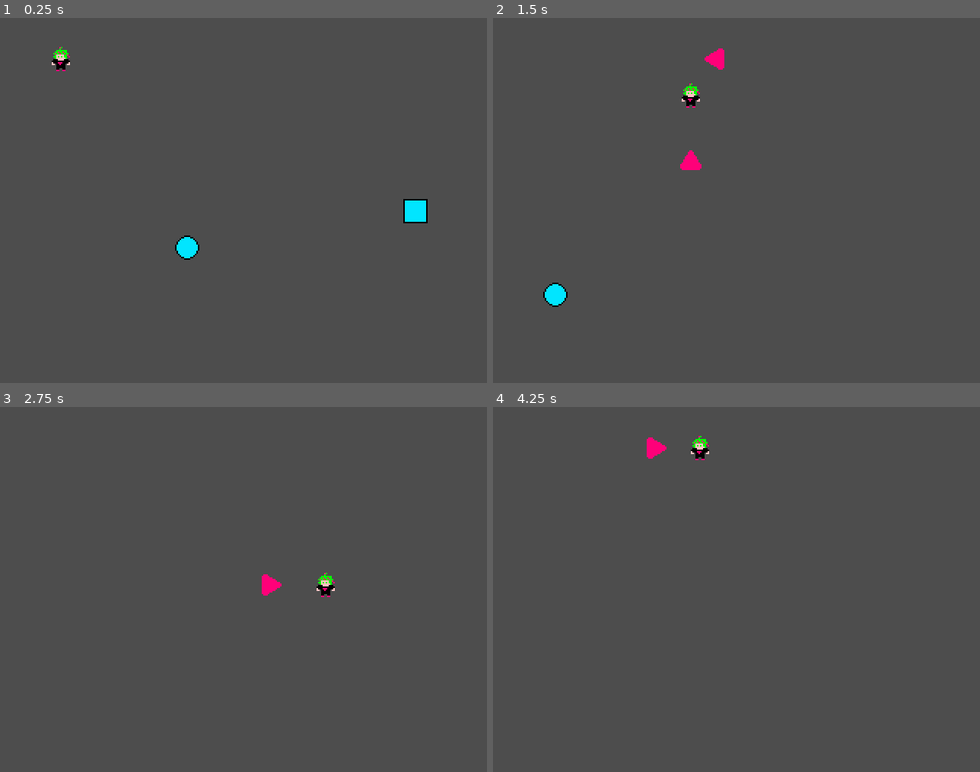
Above: before the commit, frames 1-4 (two rows, left to right).
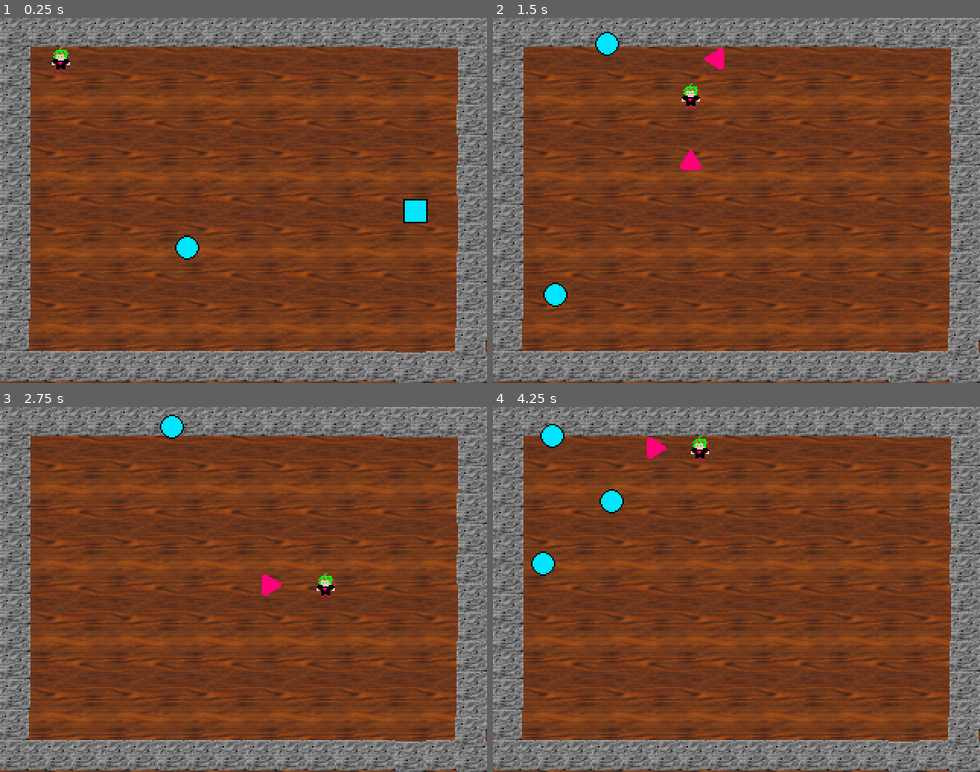
Above: after the commit, the same moments.

Repository: Cube8Game/bounce-back
Game: Godot game, scene res://world.tscn
Same seed, same stepped clock (60 frames per second), same inputs: the game is played once before the commit and once after it.
Inputs:
- Up to frame 1 (0.25 s): no input
- Up to frame 2 (1.5 s): hold D (right) 0.53-1.28 s; tap Space (shoot) at 0.6, 1.35 s; hold S (down) from 1.28 s (still down)
- Up to frame 3 (2.75 s): release S (down) at 2.03 s; hold D (right) from 2.03 s (still down); tap Space (shoot) at 2.1 s
- Up to frame 4 (4.25 s): release D (right) at 2.78 s; hold W (up) 2.78-3.53 s; tap Space (shoot) at 2.85, 3.6 s; hold A (left) from 3.53 s (still down)

The runs differ from the first frame. In frame 1, 94% of the frame differs, in the area x 0-100%, y 0-100%; in frame 2, 94%; in frame 3, 94%; in frame 4, 94%.

Commit message:
Add polish

Diff:
--- a/boss_level.tscn
+++ b/boss_level.tscn
@@ -22,6 +22,19 @@
 [ext_resource type="Texture2D" uid="uid://ced7wf4hdnhg5" path="res://sprites/evil-guy/punch-up/punch-up-5.jpg" id="20_71f65"]
 [ext_resource type="Script" uid="uid://d0x022dko5lgy" path="res://boss.gd" id="21_xutiu"]
 [ext_resource type="PackedScene" uid="uid://dx2miamulub26" path="res://player.tscn" id="22_1atdj"]
+
+[sub_resource type="WorldBoundaryShape2D" id="WorldBoundaryShape2D_ifhwq"]
+normal = Vector2(0, 1)
+
+[sub_resource type="WorldBoundaryShape2D" id="WorldBoundaryShape2D_xpypf"]
+distance = -240.0
+
+[sub_resource type="WorldBoundaryShape2D" id="WorldBoundaryShape2D_bius0"]
+normal = Vector2(1, 0)
+
+[sub_resource type="WorldBoundaryShape2D" id="WorldBoundaryShape2D_mmy8h"]
+normal = Vector2(-1, 0)
+distance = -320.0
 
 [sub_resource type="SpriteFrames" id="SpriteFrames_mubff"]
 animations = [{
@@ -139,6 +152,20 @@
 
 [node name="BossLevel" type="Node2D" unique_id=1325687519]
 
+[node name="StaticBody2D" type="StaticBody2D" parent="." unique_id=692335430]
+
+[node name="CollisionShape2D" type="CollisionShape2D" parent="StaticBody2D" unique_id=1555375863]
+shape = SubResource("WorldBoundaryShape2D_ifhwq")
+
+[node name="CollisionShape2D2" type="CollisionShape2D" parent="StaticBody2D" unique_id=1269933071]
+shape = SubResource("WorldBoundaryShape2D_xpypf")
+
+[node name="CollisionShape2D3" type="CollisionShape2D" parent="StaticBody2D" unique_id=1423800001]
+shape = SubResource("WorldBoundaryShape2D_bius0")
+
+[node name="CollisionShape2D4" type="CollisionShape2D" parent="StaticBody2D" unique_id=11481380]
+shape = SubResource("WorldBoundaryShape2D_mmy8h")
+
 [node name="AnimatedSprite2D" type="AnimatedSprite2D" parent="." unique_id=337667479]
 position = Vector2(160, 120)
 scale = Vector2(0.5, 0.5)
--- /dev/null
+++ b/world.gd
@@ -0,0 +1,12 @@
+extends Node2D
+
+var counter = 0.0
+
+# Called every frame. 'delta' is the elapsed time since the previous frame.
+func _process(delta: float) -> void:
+	counter += delta
+	if counter < 1.0:
+		return
+	counter = 0.0
+	var enemy = preload("uid://b3phs1ghnfvjt").instantiate()
+	add_child(enemy)
--- a/world.tscn
+++ b/world.tscn
@@ -1,8 +1,11 @@
 [gd_scene format=3 uid="uid://dl577qcuqulea"]
 
+[ext_resource type="Script" uid="uid://x4kpdtd6v737" path="res://world.gd" id="1_036b0"]
 [ext_resource type="PackedScene" uid="uid://dx2miamulub26" path="res://player.tscn" id="1_f3sb7"]
 [ext_resource type="PackedScene" uid="uid://boi5t2ytidnnm" path="res://enemy_1.tscn" id="2_fj7yv"]
 [ext_resource type="PackedScene" uid="uid://b3phs1ghnfvjt" path="res://enemy_2.tscn" id="3_tlwt5"]
+[ext_resource type="AudioStream" uid="uid://baasanxtphof2" path="res://sprites/song.wav" id="4_aqk2v"]
+[ext_resource type="Texture2D" uid="uid://ck2uclvsunlq0" path="res://sprites/wadssaddsadsa.png" id="6_dwbse"]
 
 [sub_resource type="WorldBoundaryShape2D" id="WorldBoundaryShape2D_fj7yv"]
 normal = Vector2(0, 1)
@@ -18,6 +21,11 @@
 distance = -320.0
 
 [node name="World" type="Node2D" unique_id=254814042]
+script = ExtResource("1_036b0")
+
+[node name="Wadssaddsadsa" type="Sprite2D" parent="." unique_id=1782199262]
+position = Vector2(160, 120)
+texture = ExtResource("6_dwbse")
 
 [node name="StaticBody2D" type="StaticBody2D" parent="." unique_id=1581770138]
 
@@ -41,3 +49,7 @@
 
 [node name="Enemy2" parent="." unique_id=933402341 instance=ExtResource("3_tlwt5")]
 position = Vector2(90, 136)
+
+[node name="Song" type="AudioStreamPlayer" parent="." unique_id=2113417549]
+stream = ExtResource("4_aqk2v")
+autoplay = true
Not shown, added: sprites/song.wav.import
Binary file added: sprites/wadssaddsadsa.png
Not shown, added: sprites/wadssaddsadsa.png.import
Not shown, added: world.gd.uid
Not shown, added: sprites/song.wav
